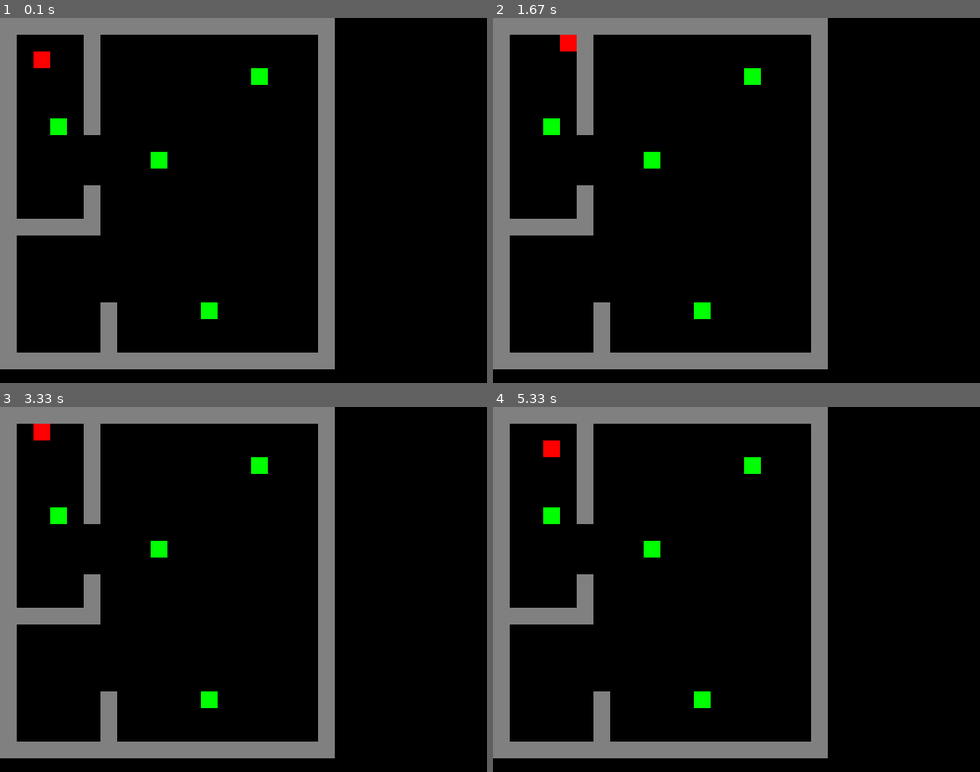
Above: before the commit, frames 1-4 (two rows, left to right).
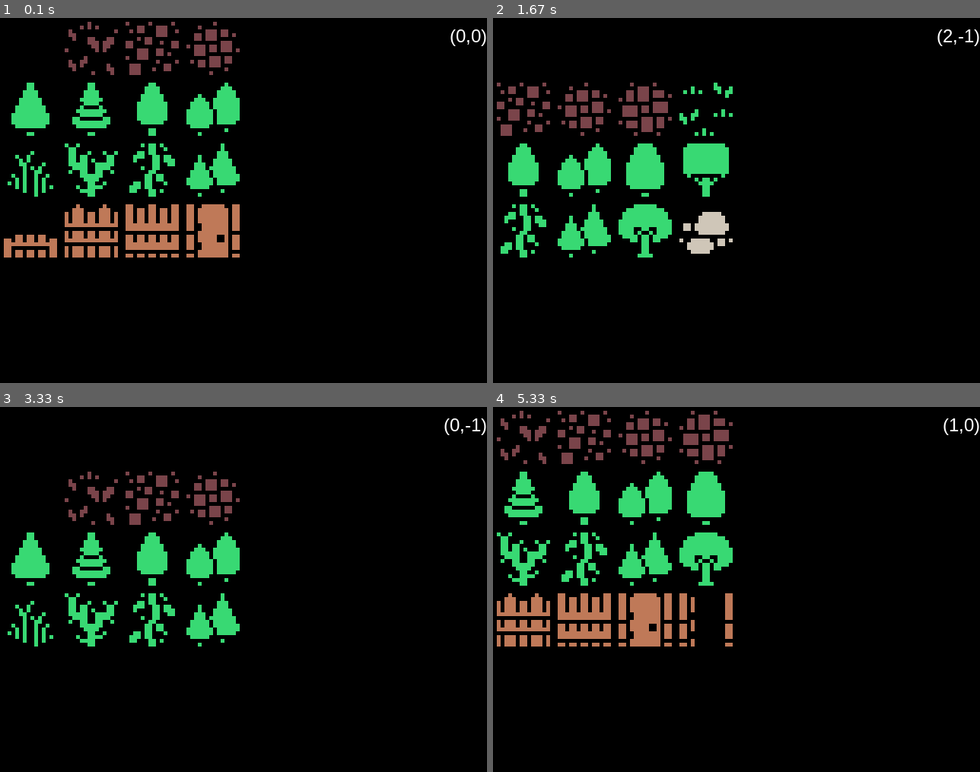
Above: after the commit, the same moments.

Repository: russford/mylesgame
Game: pygame game, started from game.py
Two runs of this game, one before a commit and one after it. Both use one fixed random seed, a clock stepped at 60 frames per second and the inputs below.
Inputs:
- Up to frame 1 (0.1 s): no input
- Up to frame 2 (1.67 s): hold Right 0.33-0.8 s; hold Up 0.88-1.18 s; hold Right from 1.22 s (still down)
- Up to frame 3 (3.33 s): release Right at 1.68 s; hold Left 1.72-2.25 s; hold Down 2.28-2.58 s; hold Left 2.62-3.02 s; hold Up from 3.05 s (still down)
- Up to frame 4 (5.33 s): release Up at 3.42 s; hold Right 3.45-4.08 s; hold Down 4.12-4.48 s; hold Left 4.52-4.98 s; hold Right from 5.02 s (still down)

The runs differ from the first frame. In frame 1, 24% of the frame differs, in the area x 0-100%, y 0-97%; in frame 2, 23%; in frame 3, 21%; in frame 4, 25%.

Commit message:
basic map editor started

Diff:
--- a/game.py
+++ b/game.py
@@ -2,6 +2,7 @@
 import director
 import player
 import scene_map
+import scene_editor
 import item
 
 pygame.init()
@@ -9,7 +10,7 @@
 director = director.Director()
 director.load_file("assets/map.txt")
 
-map_scene = scene_map.SceneMap(director)
+map_scene = scene_editor.SceneEditor(director)
 director.set_scene(map_scene)
 
 director.loop()
--- /dev/null
+++ b/scene_editor.py
@@ -0,0 +1,46 @@
+import pygame
+import scene
+import utils
+
+from pygame.locals import (
+    KEYDOWN,
+    K_UP,
+    K_DOWN,
+    K_LEFT,
+    K_RIGHT
+)
+
+class SceneEditor (scene.Scene):
+    def __init__(self, director):
+        scene.Scene.__init__(self, director)
+        self.spritesheet = utils.SpriteSheet("assets/colored_packed.png", 16, 16)
+        self.x = 0
+        self.y = 0
+        self.invalid = True
+        self.images = {}
+
+    def on_event(self, event):
+        if event.type == KEYDOWN:
+            self.x = self.x + (1 if event.key == K_RIGHT else 0) - (1 if event.key == K_LEFT else 0)
+            self.y = self.y + (1 if event.key == K_DOWN else 0) - (1 if event.key == K_UP else 0)
+            self.invalid = True
+
+    def on_display(self, screen):
+        screen.fill((0,0,0))
+        if self.invalid:
+            for i in range(self.x, self.x+4):
+                for j in range(self.y, self.y+4):
+                    self.images[i-self.x, j-self.y] = self.spritesheet.img_at(i, j, 5)
+            self.invalid = False
+        block = self.images[0,0].get_rect().w
+        for i in range(4):
+            for j in range(4):
+                screen.blit(self.images[i, j], (i*block, j*block))
+        font = pygame.font.SysFont("Arial", 24)
+        render = font.render("({},{})".format(self.x, self.y), True, (255, 255, 255))
+        screen.blit(render, (screen.get_rect().w - render.get_rect().w, 10))
+
+
+
+    def on_update(self):
+        pass
--- a/utils.py
+++ b/utils.py
@@ -23,3 +23,20 @@
 
     def __call__(self, strings):
         return self.surface(strings)
+
+
+class SpriteSheet (object):
+    def __init__(self, filename, w, h, color_key=None):
+        self.image = pygame.image.load(filename).convert()
+        self.w = w
+        self.h = h
+        self.color_key = color_key
+
+    def img_at (self, x, y, scale=1):
+        if self.color_key is None:
+            self.color_key = self.image.get_at((0,0))
+        surface = pygame.surface.Surface((self.w, self.h))
+        surface.blit(self.image, (0,0), pygame.rect.Rect(x*self.w, y*self.h, (x+1)*self.w, (y+1)*self.h))
+        if scale != 1.0: surface = pygame.transform.scale(surface, (self.w*scale, self.h*scale))
+        surface.set_colorkey(self.color_key)
+        return surface
